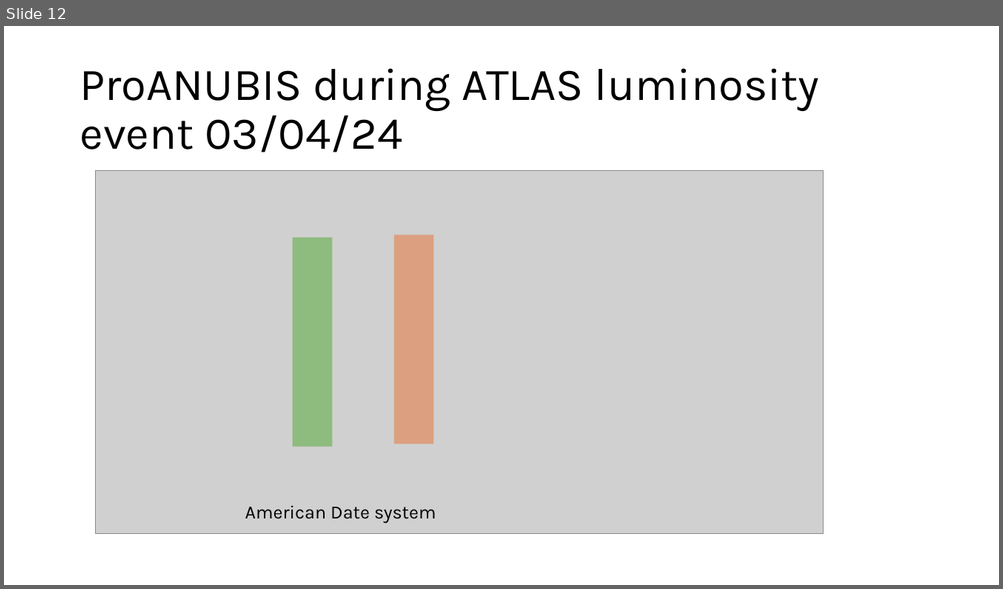
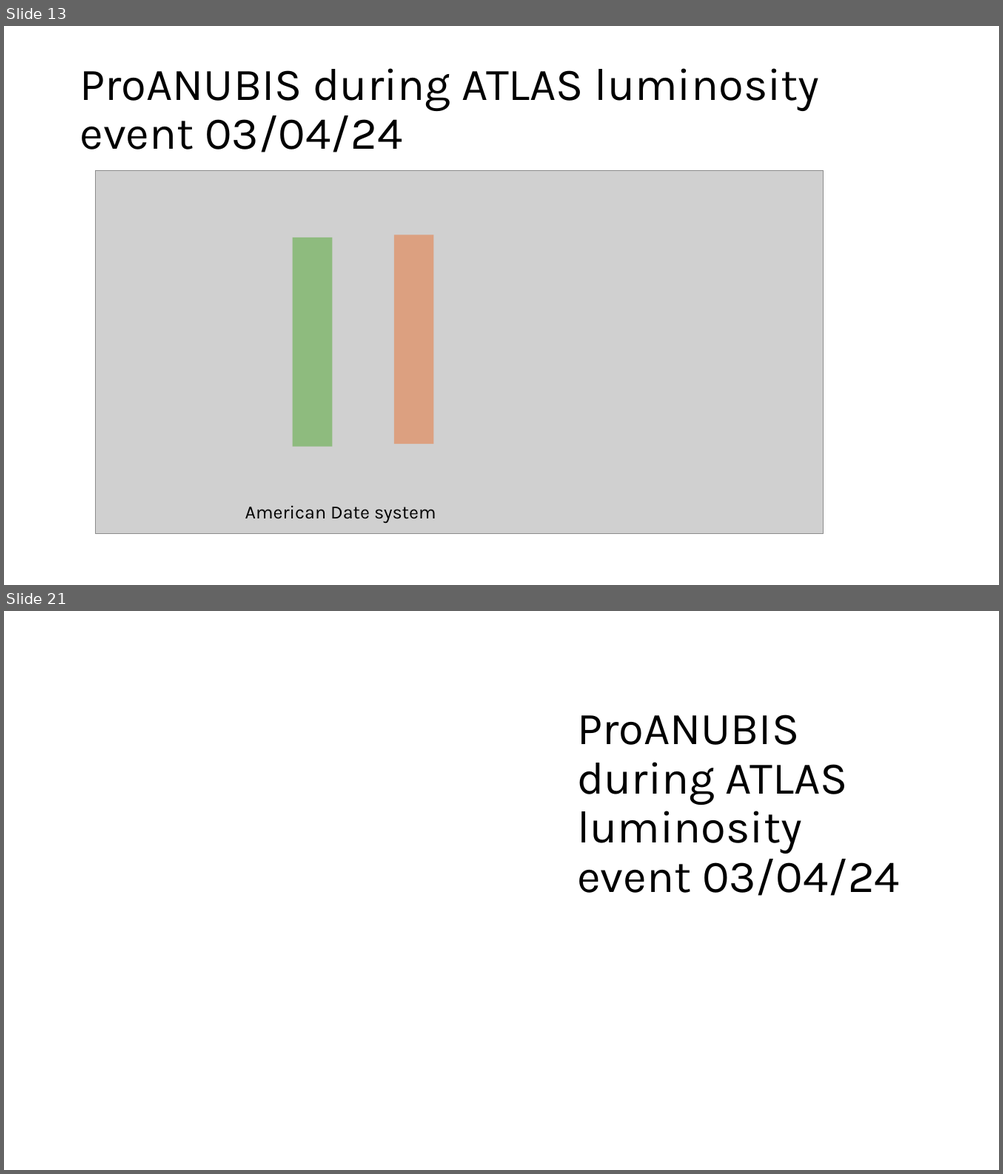
Before and after one commit to PatrickC12/ProAnubisReconstruction, a slide deck: ProAnubis_CERN/Investigations/Pictures.pptx. Shown one above the other, each under a label of ours: slide 12 before the commit, slides 13 and 21 after it; the slides between them are not shown. The pictures are 1003x589 and 1003x1174 pixels, drawn with LibreOffice and Linux fonts; fonts in the diff are those of the drawing; grey boxes stand for pictures; background and template pictures are left out. Boxes give left, top, right and bottom in pixels: in the first picture for what was removed or moved away, otherwise in the second. Text is boxed around its words. In the diff, an @@ line names an element or a change of style, - is before the commit and + after.

```diff
--- a/ProAnubis_CERN/Investigations/Pictures.pptx
+++ b/ProAnubis_CERN/Investigations/Pictures.pptx
@@ slide 21 added at [4, 611, 999, 1170], background picture (left out) @@
@@ text added at [577, 715, 899, 896], 44 pt, text #000000 @@
+ProANUBIS during ATLAS luminosity event 03/04/24
@@ what was slide 12 is now slide 13 @@
```
Also in this commit, not shown: 1 slide changed, 19 other slides added, 9 other files.
